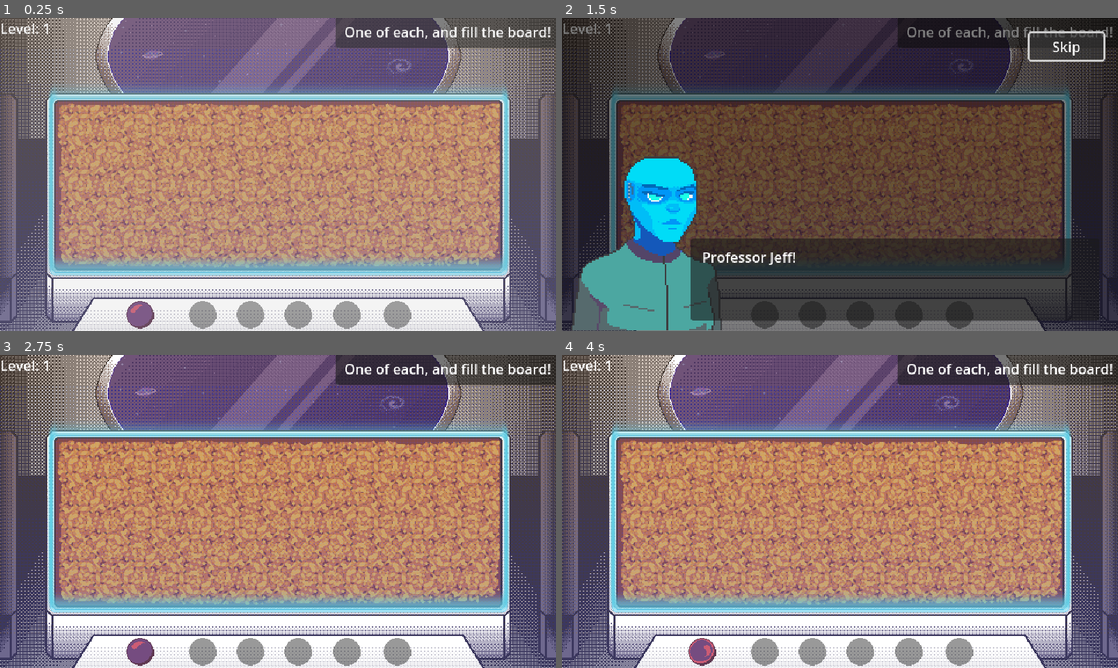
Above: before the commit, frames 1-4 (two rows, left to right).
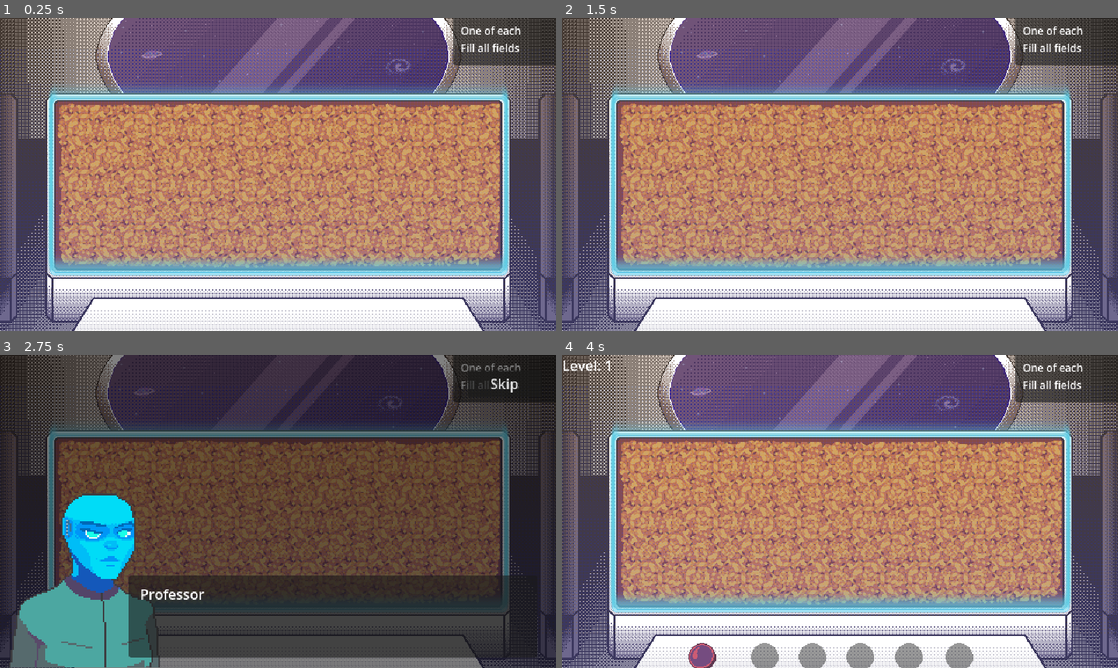
Above: after the commit, the same moments.

Repository: schnuet/ld-54-space-garden
Game: Godot game, scene res://scenes/MainScene.tscn
The game is run twice, just before and just after one commit, with the same random seed, the same clock (stepped at 60 frames per second) and the same inputs.
Inputs (mouse positions are in pixels of both pictures, inside the frame that each line leads up to):
- Up to frame 1 (0.25 s): no input
- Up to frame 2 (1.5 s): move the mouse to (962, 158) at 0.52 s; click (962, 158) at 0.67 s; click (1067, 46) at 1.25 s, where only the run before the commit has a clickable "Skip"
- Up to frame 3 (2.75 s): move the mouse to (278, 520) at 2.02 s; click (278, 520) at 2.17 s
- Up to frame 4 (4 s): click (1067, 383) at 2.75 s, where only the run after the commit has a clickable "Skip"; move the mouse to (701, 652) at 3.52 s; click (701, 652) at 3.67 s

The runs differ from the first frame. In frame 1, 4.6% of the frame differs, in the area x 0-100%, y 0-100%; in frame 2, 98%; in frame 3, 97%; in frame 4, 4.4%.

Commit message:
add plant 6 and level changes

Diff:
--- a/autoload/DialogOverlay/DialogOverlay.gd
+++ b/autoload/DialogOverlay/DialogOverlay.gd
@@ -26,7 +26,9 @@
 		scene_to_pause.process_mode = Node.PROCESS_MODE_DISABLED;
 
 	show_backdrop();
+
 	await get_tree().create_timer(0.75).timeout;
+
 	skip = false;
 	$SkipButton.show();
 
--- a/autoload/Game.gd
+++ b/autoload/Game.gd
@@ -21,3 +21,6 @@
 
 	cursor_mode = mode;
 	emit_signal("cursor_mode_changed", mode);
+
+func wait(seconds):
+	return await get_tree().create_timer(seconds).timeout;
--- a/scenes/MainScene.gd
+++ b/scenes/MainScene.gd
@@ -1,7 +1,11 @@
 extends Node2D
 
+@onready var menu = $Menu;
+@onready var default_menu_y = menu.position.y;
+
 func _ready():
-	Game.connect("cursor_mode_changed", _on_cursor_mode_changed);
+
+	menu.position.y = default_menu_y + 50;
 
 	$Menu/PlantButtonStan.disable();
 	$Menu/PlantButtonJeff.disable();
@@ -15,33 +19,37 @@
 	pass
 
 func _on_plant_map_level_changed(level_index):
+
 	$LevelIndex.text = "Level: " + str(level_index + 1);
 
-	await show_level_intro(level_index);
-
 	# enable plants
-	if level_index == 1:
+	if level_index >= 1:
 		$Menu/PlantButtonStan.enable();
-	if level_index == 2:
+	if level_index >= 2:
 		$Menu/PlantButtonJeff.enable();
-	if level_index == 3:
+	if level_index >= 3:
 		$Menu/PlantButtonAssi.enable();
-	if level_index == 4:
+	if level_index >= 4:
 		$Menu/PlantButtonFrank.enable();
-	if level_index == 5:
+	if level_index >= 5:
 		$Menu/PlantButtonToni.enable();
 
-func _on_cursor_mode_changed(mode):
-#	var node_path = "Menu/PlantButton" + mode + "/AnimatedSprite2D";
-#	if has_node(node_path):
-#		var sprite = get_node(node_path);
-#		$CursorImage.sprite_frames = sprite.sprite_frames;
-#		$CursorImage.show();
-#		$CursorImage.play();
-#
-#	else:
-#		$CursorImage.hide();
-	pass
+
+
+func _on_plant_map_level_done(level_index):
+	print("main: level done", level_index);
+	await fade_out_menu();
+
+	$PlantMap.remove_all_plants();
+
+	await Game.wait(0.5);
+
+	await show_level_intro(level_index + 1);
+
+	await $PlantMap.update_level(level_index + 1);
+
+	await fade_in_menu();
+
 
 func show_level_intro(level_index):
 	match level_index:
@@ -132,18 +140,14 @@
 			], self);
 
 
-@onready var default_menu_y = $Menu.position.y;
-
 func fade_out_menu():
-	var menu = $Menu;
 	var tween = get_tree().create_tween();
-	tween.tween_property(menu, "property:y", default_menu_y + 50, 1);
+	tween.tween_property(menu, "position:y", default_menu_y + 50, 1);
 	tween.set_ease(Tween.EASE_IN);
 	await tween.finished;
 
 func fade_in_menu():
-	var menu = $Menu;
 	var tween = get_tree().create_tween();
-	tween.tween_property(menu, "property:y", default_menu_y, 1);
-	tween.set_ease(Tween.EASE_IN);
+	tween.tween_property(menu, "position:y", default_menu_y, 1);
+	tween.set_ease(Tween.EASE_OUT);
 	await tween.finished;
--- a/scenes/MainScene.tscn
+++ b/scenes/MainScene.tscn
@@ -1706,16 +1706,20 @@
 centered = false
 
 [node name="Panel" type="Panel" parent="."]
-offset_left = 386.0
+offset_left = 521.0
 offset_top = -4.0
 offset_right = 647.0
-offset_bottom = 34.0
+offset_bottom = 54.0
 
 [node name="Label" type="Label" parent="Panel"]
-offset_left = 10.0
-offset_top = 8.0
-offset_right = 248.0
-offset_bottom = 34.0
-text = "One of each, and fill the board!"
+layout_mode = 0
+offset_left = 9.0
+offset_top = 10.0
+offset_right = 132.0
+offset_bottom = 62.0
+theme_override_font_sizes/font_size = 12
+text = "One of each
+Fill all fields"
 
 [connection signal="level_changed" from="PlantMap" to="." method="_on_plant_map_level_changed"]
+[connection signal="level_done" from="PlantMap" to="." method="_on_plant_map_level_done"]
--- a/scenes/Plant/6 - Toni/PlantToni.tscn
+++ b/scenes/Plant/6 - Toni/PlantToni.tscn
@@ -1,21 +1,31 @@
-[gd_scene load_steps=4 format=3 uid="uid://dav4il0vncmbj"]
+[gd_scene load_steps=5 format=3 uid="uid://dav4il0vncmbj"]
 
 [ext_resource type="Script" path="res://scenes/Plant/6 - Toni/PlantToni.gd" id="1_jq57u"]
+[ext_resource type="Texture2D" uid="uid://dt2bkx8i626mn" path="res://scenes/Plant/6 - Toni/space_garden_final_plant_6.png" id="2_315tf"]
 [ext_resource type="Texture2D" uid="uid://dogbisp5ukt7y" path="res://scenes/Plant/6 - Toni/PlaceToni.png" id="2_brdeo"]
 
 [sub_resource type="SpriteFrames" id="SpriteFrames_ky0g8"]
 animations = [{
-"frames": [],
+"frames": [{
+"duration": 1.0,
+"texture": ExtResource("2_315tf")
+}],
 "loop": true,
 "name": &"final",
 "speed": 5.0
 }, {
-"frames": [],
+"frames": [{
+"duration": 1.0,
+"texture": ExtResource("2_315tf")
+}],
 "loop": true,
 "name": &"mid",
 "speed": 5.0
 }, {
-"frames": [],
+"frames": [{
+"duration": 1.0,
+"texture": ExtResource("2_315tf")
+}],
 "loop": true,
 "name": &"sapling",
 "speed": 5.0
@@ -27,8 +37,9 @@
 script = ExtResource("1_jq57u")
 
 [node name="AnimatedSprite2D" type="AnimatedSprite2D" parent="."]
+position = Vector2(93, -32)
 sprite_frames = SubResource("SpriteFrames_ky0g8")
-animation = &"mid"
+animation = &"final"
 
 [node name="CollisionPolygon2D" type="CollisionPolygon2D" parent="."]
 visible = false
--- a/scenes/PlantMap/PlantMap.gd
+++ b/scenes/PlantMap/PlantMap.gd
@@ -3,6 +3,7 @@
 
 # 4*6
 signal level_changed(level_index);
+signal level_done(level_index);
 
 @onready var plants_group:Node2D = $Plants;
 
@@ -84,8 +85,10 @@
 
 func start():
 	print("start");
-	emit_signal("level_changed", 0);
-
+#	current_level_index = -1;
+#	update_level();
+	emit_signal("level_done", -1);
+#
 func _process(delta):
 		# position build cursor
 	var mouse_tile_pos = get_mouse_tile_pos();
@@ -123,23 +126,32 @@
 
 	$BuildCursor.position = tile_pos * tile_size;
 
-	if is_level_done():
-		_on_level_done();
+	if not paused:
+		if is_level_done():
+			_on_level_done();
 
 
 func _on_level_done():
 	paused = true;
-
-	update_level();
+	print("plantmap: level done");
+	emit_signal("level_done", current_level_index);
+
+
+func remove_all_plants():
+	var plants = $Plants.get_children();
+	for plant in plants:
+		plant.queue_free();
+
+func update_level(new_index):
 	paused = false;
-
-
-func update_level():
-	current_level_index += 1;
+	current_level_index = new_index;
+
+	for i in range(current_level_index):
+		var blocker_path = "Blocker" + str(i);
+		if has_node(blocker_path):
+			get_node(blocker_path).queue_free();
+
 	emit_signal("level_changed", current_level_index);
-	var blocker_path = "Blocker" + str(current_level_index);
-	if has_node(blocker_path):
-		get_node(blocker_path).queue_free();
 
 
 func get_new_plant(type) -> Plant:
Binary file added: scenes/Plant/6 - Toni/space_garden_final_plant_6.png
Not shown, added: scenes/Plant/6 - Toni/space_garden_final_plant_6.png.import
